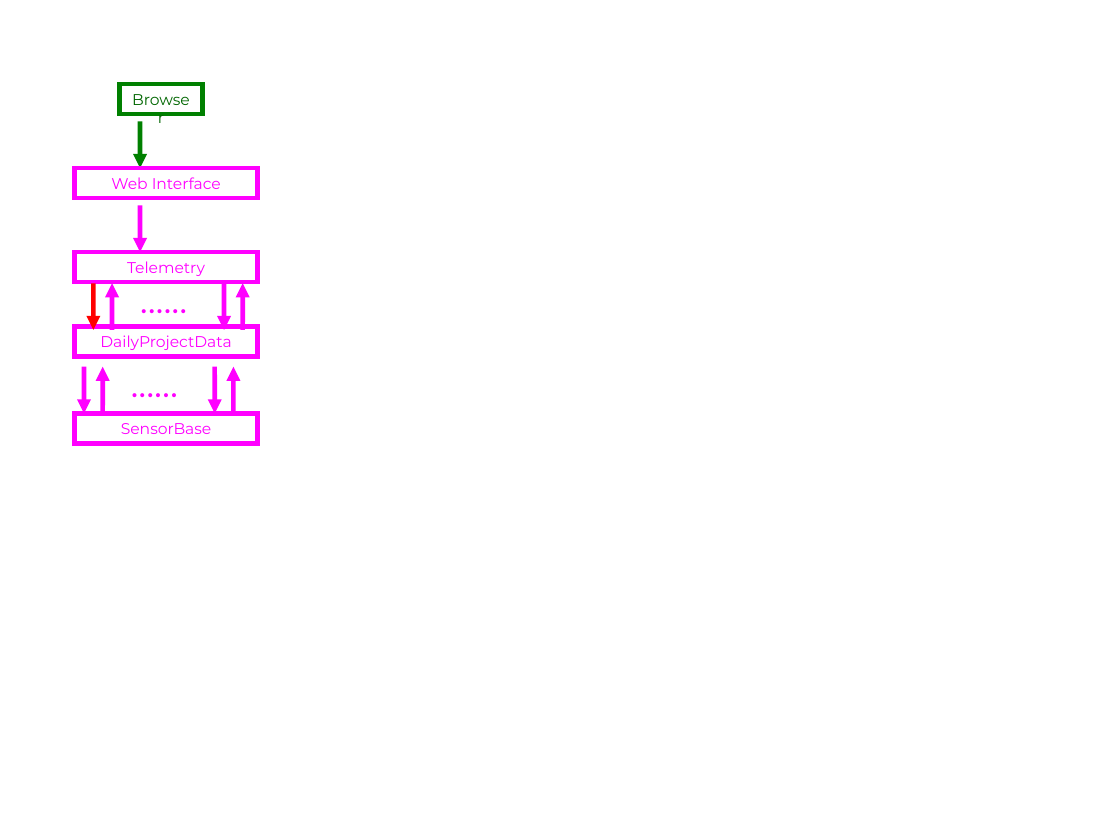
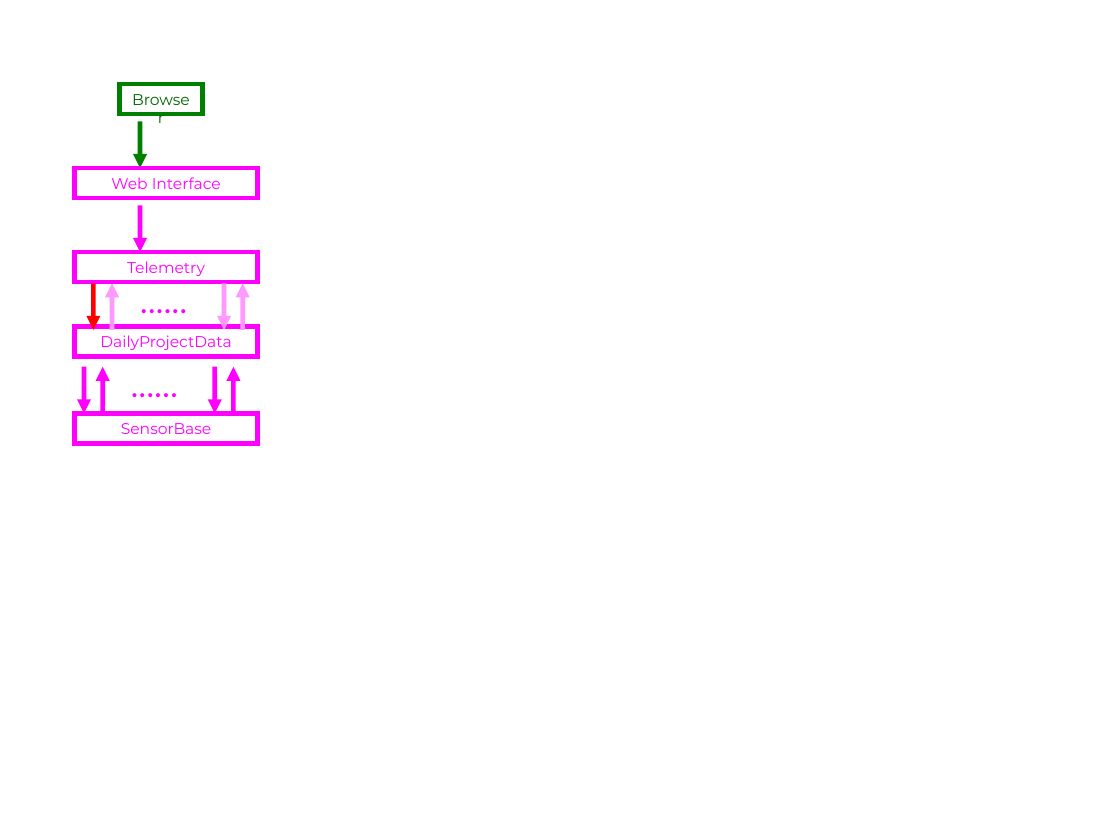
Before and after one commit to nettree/hackystat, a slide deck: slide 3 of wiki/architecture.ppt. Drawn at 1120x840 pixels with LibreOffice and Linux fonts; fonts in the diff are those of the drawing. Boxes give left, top, right and bottom in pixels: in the first picture for what was removed or moved away, otherwise in the second. Text is boxed around its words. In the diff, an @@ line names an element or a change of style, - is before the commit and + after.

```diff
--- a/wiki/architecture.ppt
+++ b/wiki/architecture.ppt
@@ arrow (112, 330) - (112, 283): stroke #FF00FF 3 pt to #FF99FF 3 pt @@
@@ arrow (224, 283) - (224, 330): stroke #FF00FF 3 pt to #FF99FF 3 pt @@
@@ arrow (243, 330) - (243, 283): stroke #FF00FF 3 pt to #FF99FF 3 pt @@
```
Also in this commit, not shown: 1 other file.
